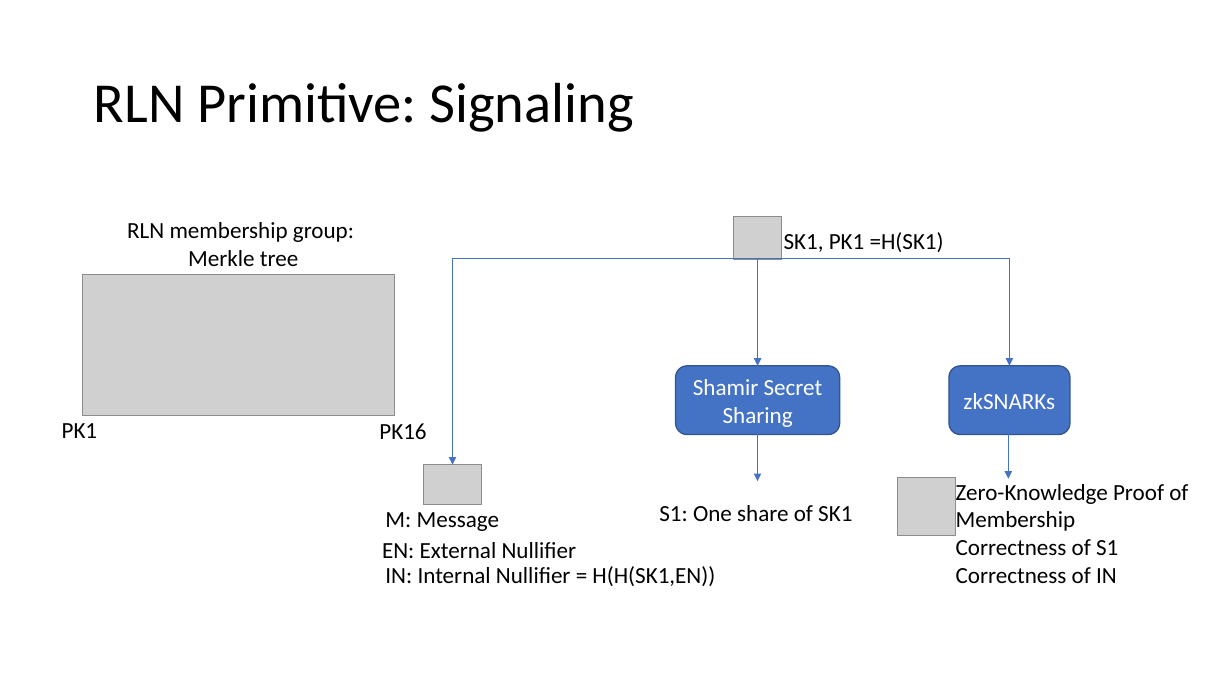
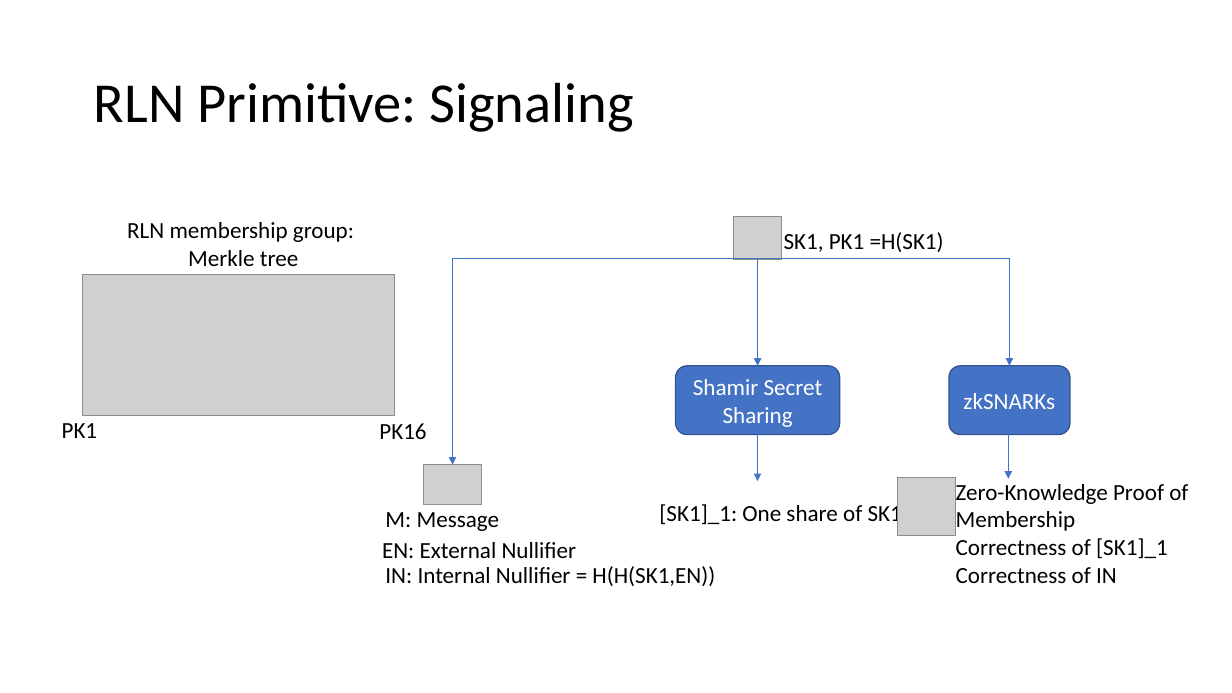
Before and after one commit to vacp2p/research, a slide deck: slide 20 of rln-research/presentations/11-2021-Tokenmics-Waku-rln-relay.pptx (slide 19 before the commit). Drawn at 1232x693 pixels with LibreOffice and Linux fonts; fonts in the diff are those of the drawing; grey boxes stand for pictures. Boxes give left, top, right and bottom in pixels: in the first picture for what was removed or moved away, otherwise in the second. Text is boxed around its words. In the diff, an @@ line names an element or a change of style, - is before the commit and + after.

```diff
--- a/rln-research/presentations/11-2021-Tokenmics-Waku-rln-relay.pptx
+++ b/rln-research/presentations/11-2021-Tokenmics-Waku-rln-relay.pptx
@@ text at box(659, 502, 902, 528): text changed @@
-S1: One share of SK1
+[SK1]_1: One share of SK1
@@ text at box(956, 538, 1168, 558): text changed @@
-Correctness of S1
+Correctness of [SK1]_1
```
Also in this commit, not shown: 9 other slides changed, 3 slides added.
